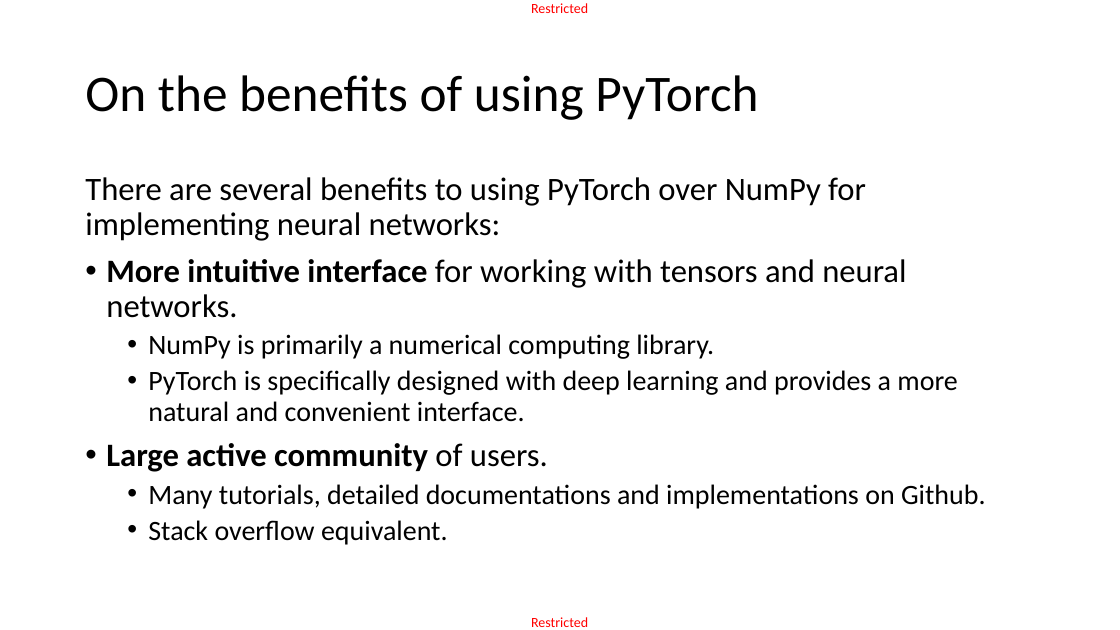
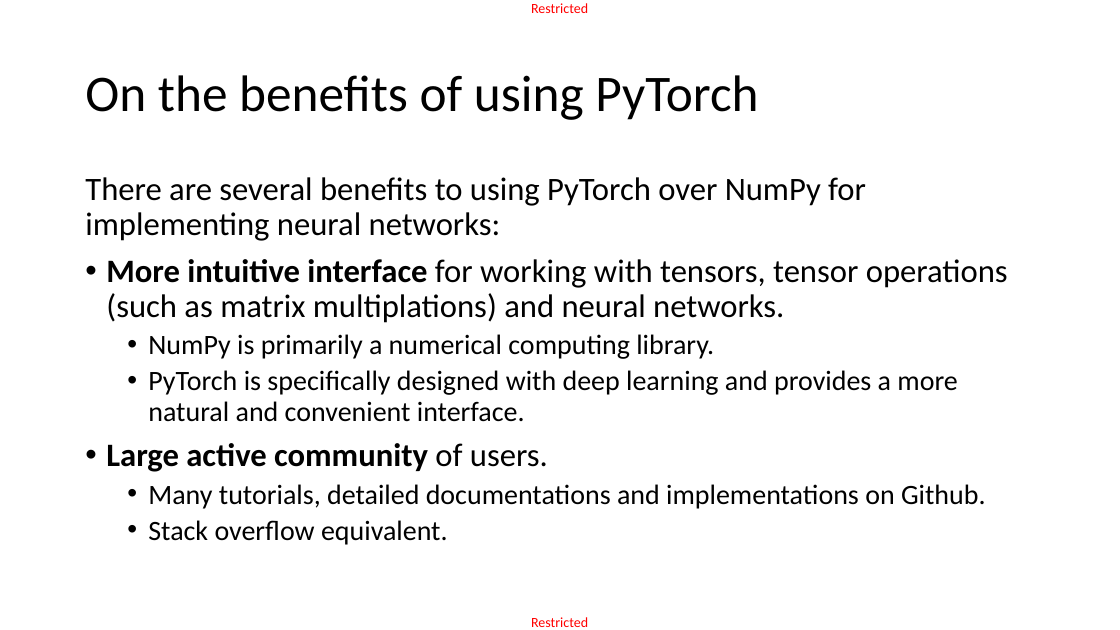
Before and after one commit to matthieudemari/SUTD_DL_50_039, a slide deck: slide 6 of W3/1. W3S1 final/W3S1.pptx. Drawn at 1120x630 pixels with LibreOffice and Linux fonts; fonts in the diff are those of the drawing. Boxes give left, top, right and bottom in pixels: in the first picture for what was removed or moved away, otherwise in the second. Text is boxed around its words. In the diff, an @@ line names an element or a change of style, - is before the commit and + after.

```diff
--- a/W3/1. W3S1 final/W3S1.pptx
+++ b/W3/1. W3S1 final/W3S1.pptx
@@ text at <box>106,259,1008,323</box>: text changed @@
-• More intuitive interface for working with tensors and neural networks.
+• More intuitive interface for working with tensors, tensor operations (such as matrix multiplations) and neural networks.
```
Also in this commit, not shown: 2 other slides changed, 12 other files.
